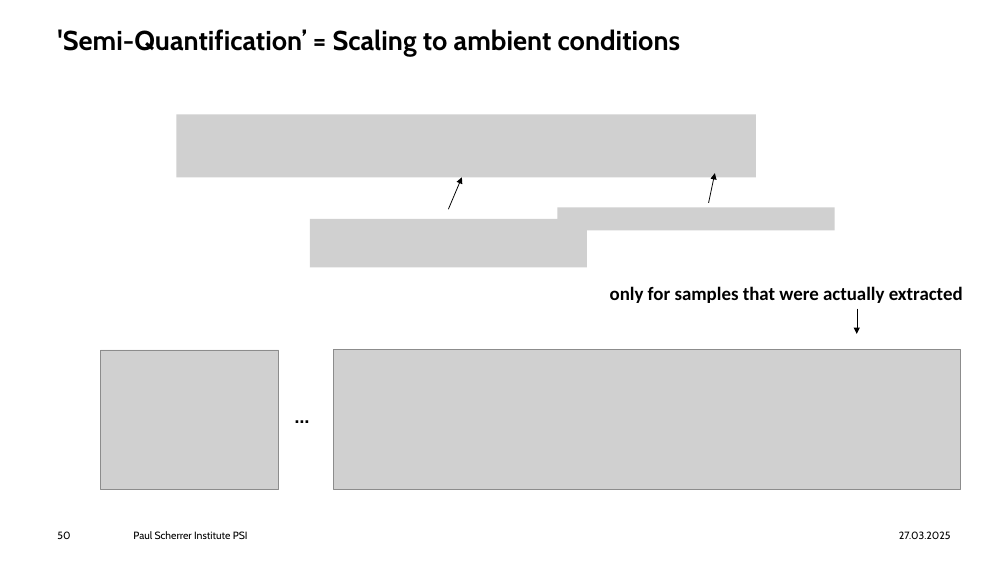
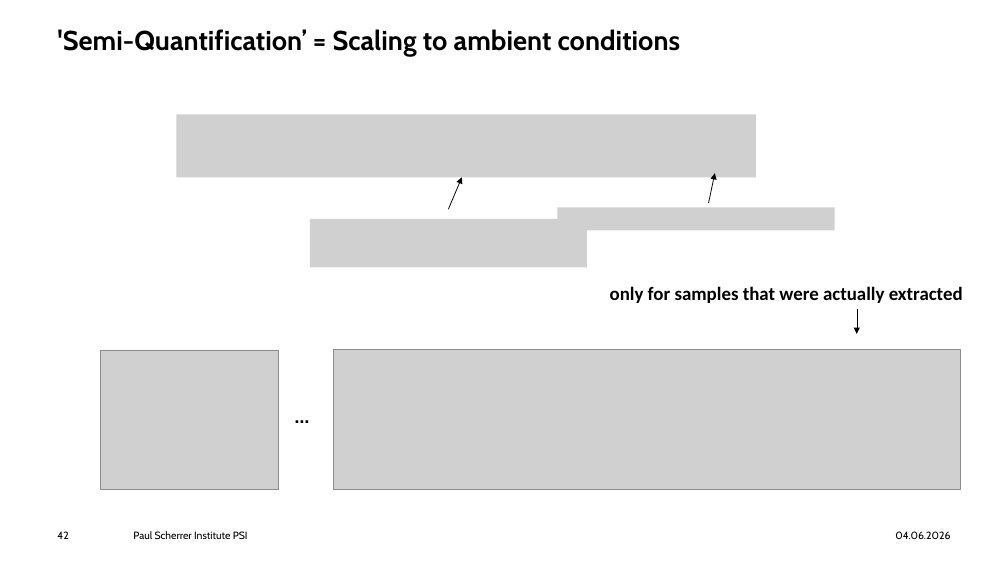
Before and after one commit to wengjul/offline-eesi-pipeline, a slide deck: slide 42 of workflow_overview_slides/2025_03_EESI data analysis pipeline_general overview.pptx (slide 50 before the commit). Drawn at 1008x567 pixels with LibreOffice and Linux fonts; fonts in the diff are those of the drawing; grey boxes stand for pictures; background and template pictures are left out. Boxes give left, top, right and bottom in pixels: in the first picture for what was removed or moved away, otherwise in the second. Text is boxed around its words. In the diff, an @@ line names an element or a change of style, - is before the commit and + after.

```diff
--- a/workflow_overview_slides/2025_03_EESI data analysis pipeline_general overview.pptx
+++ b/workflow_overview_slides/2025_03_EESI data analysis pipeline_general overview.pptx
@@ page number at (57,531,68,539): text changed @@
-50
+42
@@ text at (895,531,950,539): text changed @@
-27.03.2025
+04.06.2026
```
Also in this commit, not shown: 31 other slides changed, 9 slides removed, 1 other file.
